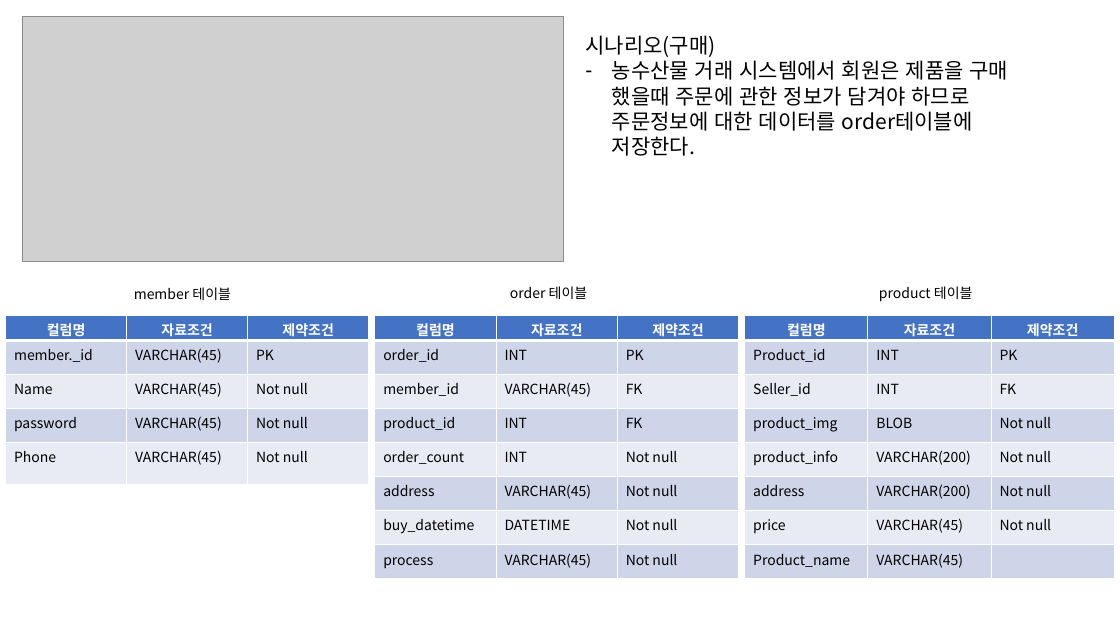
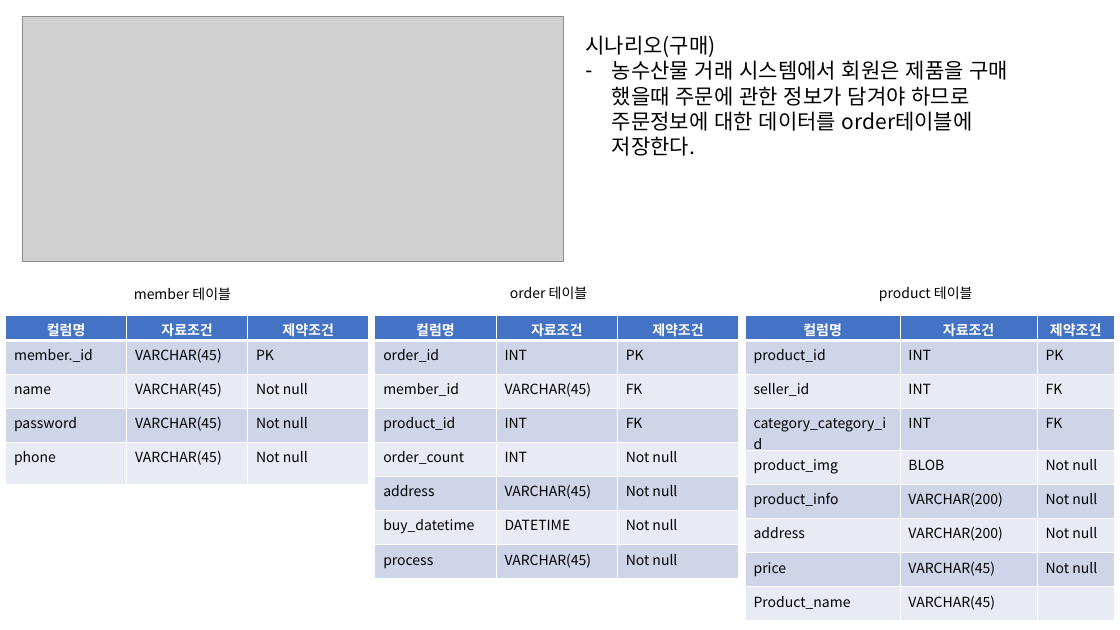
Before and after one commit to parkhyeonggyu15/Exam, a slide deck: slide 1 of SQL활용 평가/SQL활용(개인파트).pptx. Drawn at 1120x630 pixels with LibreOffice and Linux fonts; fonts in the diff are those of the drawing; grey boxes stand for pictures. Boxes give left, top, right and bottom in pixels: in the first picture for what was removed or moved away, otherwise in the second. Text is boxed around its words. In the diff, an @@ line names an element or a change of style, - is before the commit and + after.

```diff
--- a/SQL활용 평가/SQL활용(개인파트).pptx
+++ b/SQL활용 평가/SQL활용(개인파트).pptx
@@ table at (x1=6, y1=315, x2=369, y2=485) @@
-row 3, column 1: Name
+row 3, column 1: name
-row 5, column 1: Phone
+row 5, column 1: phone
@@ table at (x1=745, y1=315, x2=1114, y2=614) @@
-row 2: Product_id | INT | PK
-row 3: Seller_id | INT | FK
+row 2: product_id | INT | PK
+row 3: seller_id | INT | FK
+row 4: category_category_id | INT | FK
```
Also in this commit, not shown: 1 other file.
